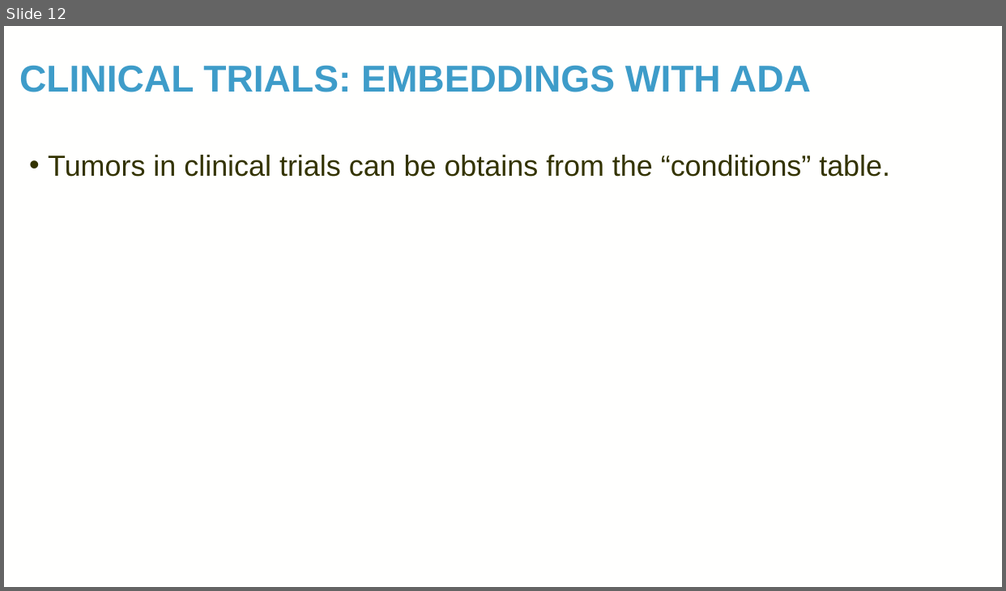
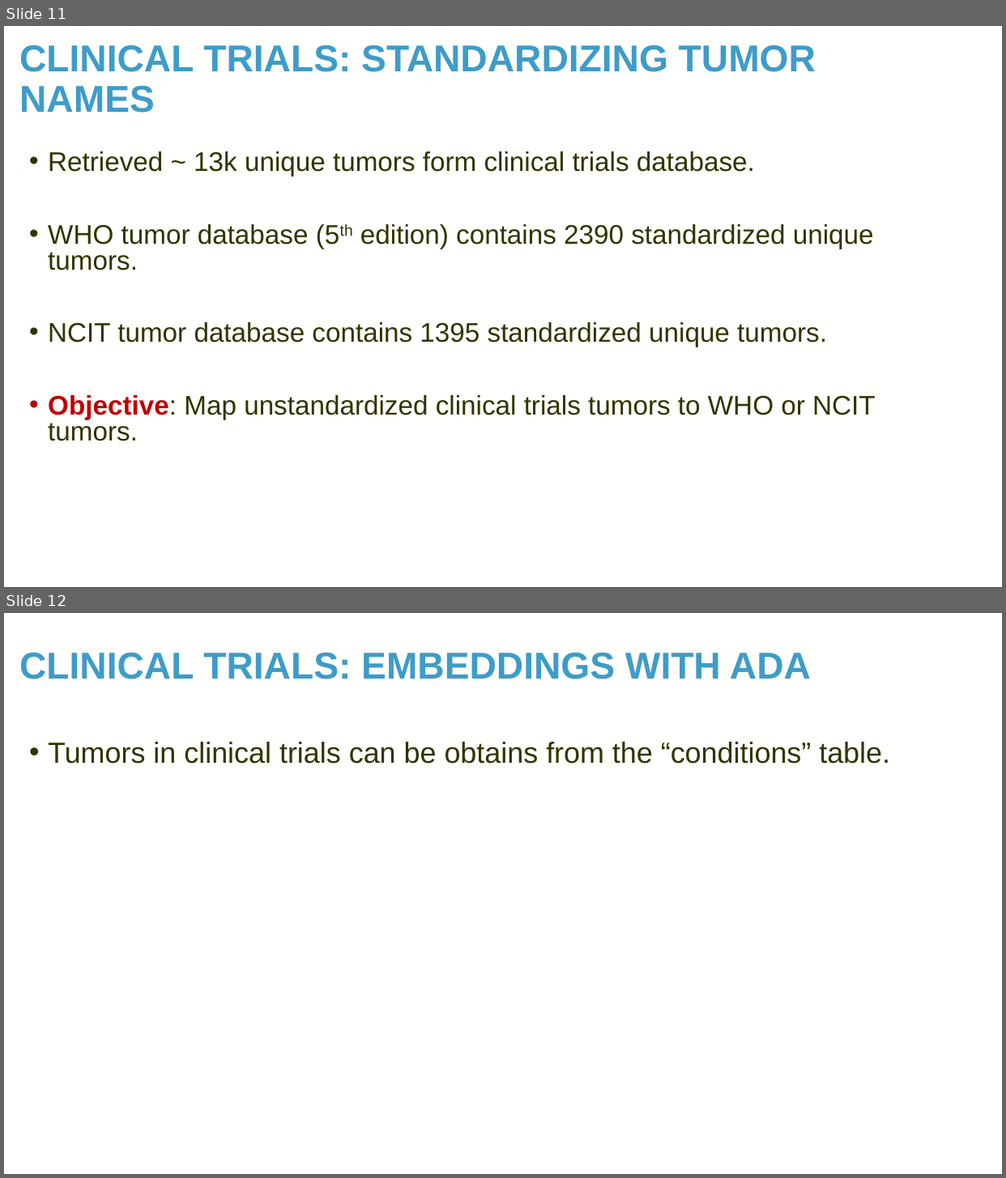
Before and after one commit to TaylorResearchLab/CANTOS, a slide deck: presentations/BIG_2024.pptx. Shown one above the other, each under a label of ours: slide 12 before the commit, slides 11 and 12 after it. The pictures are 1006x591 and 1006x1178 pixels, drawn with LibreOffice and Linux fonts; fonts in the diff are those of the drawing; background and template pictures are left out. Boxes give left, top, right and bottom in pixels: in the first picture for what was removed or moved away, otherwise in the second. Text is boxed around its words. In the diff, an @@ line names an element or a change of style, - is before the commit and + after.

```diff
--- a/presentations/BIG_2024.pptx
+++ b/presentations/BIG_2024.pptx
@@ slide 11 added at (4, 26, 1002, 587), background picture (left out) @@
@@ title added at (19, 45, 816, 113), 36 pt, text #3E9CC9, bold @@
+CLINICAL TRIALS: STANDARDIZING TUMOR NAMES
@@ text added at (48, 152, 876, 442), 25.9 pt, text #333300 @@
+• Retrieved ~ 13k unique tumors form clinical trials database.
+• WHO tumor database (5th edition) contains 2390 standardized unique tumors.
+• NCIT tumor database contains 1395 standardized unique tumors.
+• Objective: Map unstandardized clinical trials tumors to WHO or NCIT tumors.
@@ page number added at (931, 546, 977, 576), 12 pt, text #FFFFFE @@
+11
```
Also in this commit, not shown: 2 slides changed.
